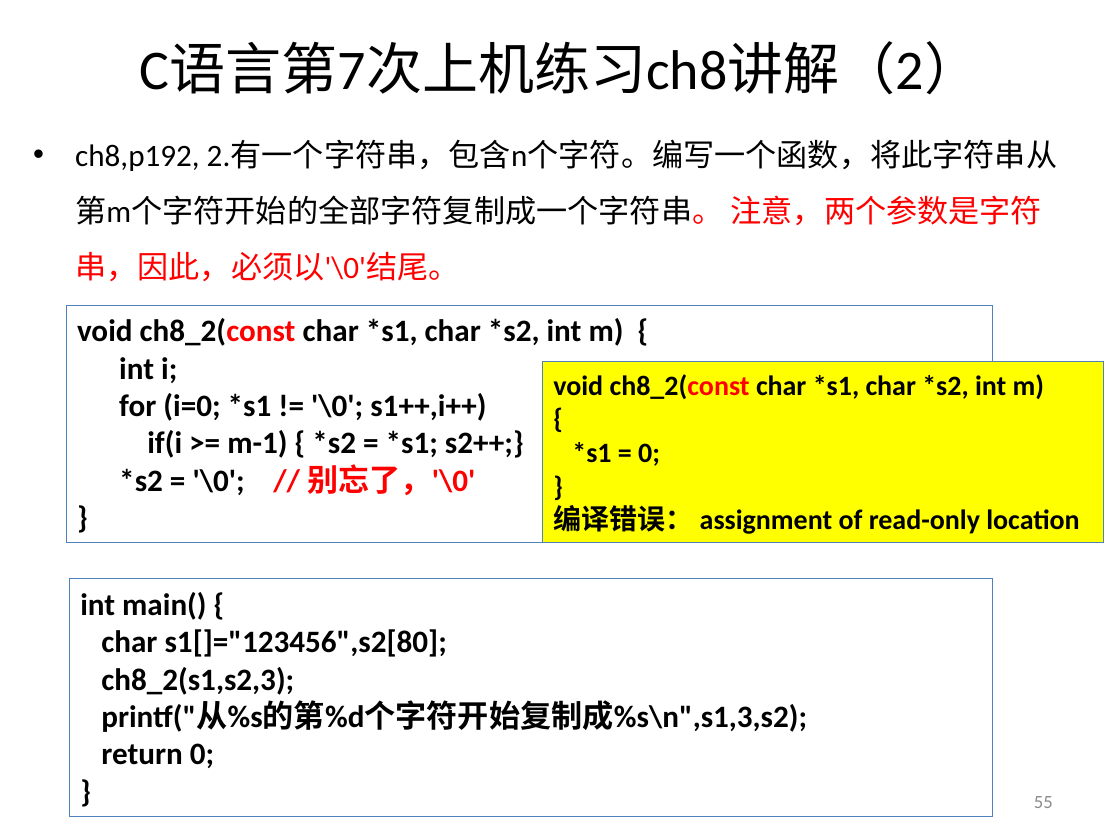
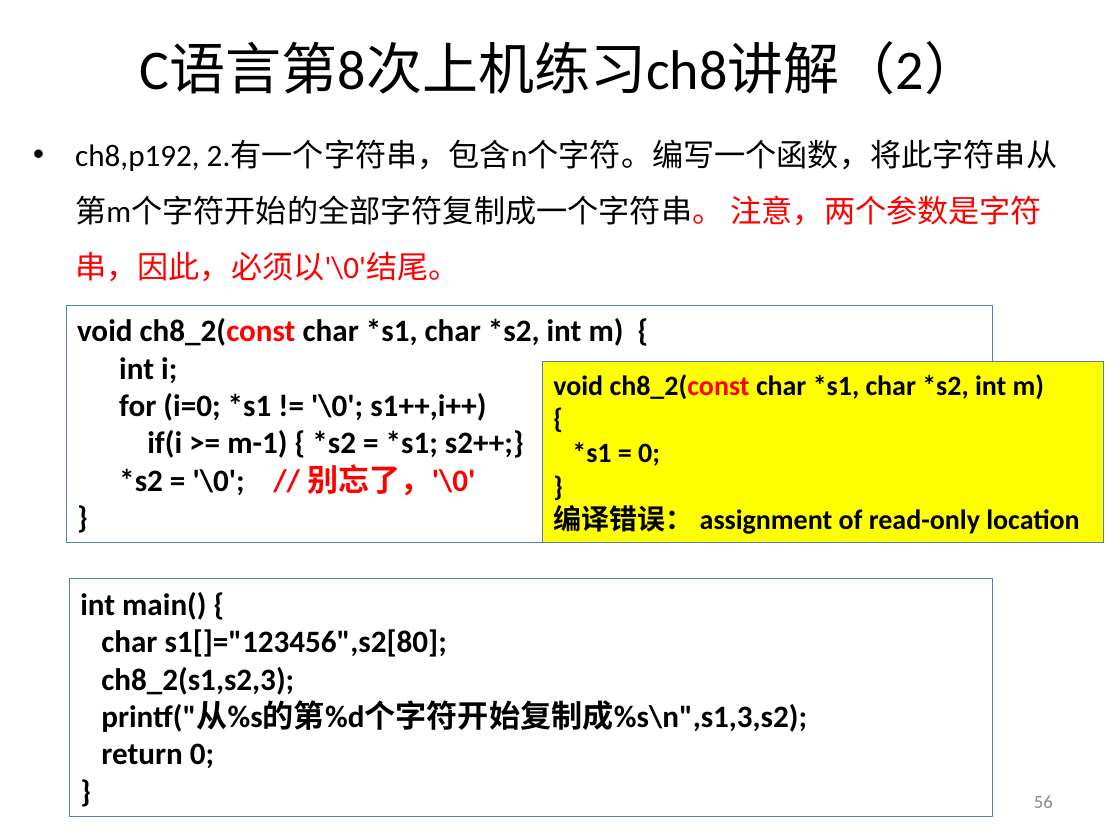
Before and after one commit to jtrfid/C-Repositories, a slide deck: slide 56 of 2016/上机安排.pptx (slide 55 before the commit). Drawn at 1120x840 pixels with LibreOffice and Linux fonts; fonts in the diff are those of the drawing. Boxes give left, top, right and bottom in pixels: in the first picture for what was removed or moved away, otherwise in the second. Text is boxed around its words. In the diff, an @@ line names an element or a change of style, - is before the commit and + after.

```diff
--- a/2016/上机安排.pptx
+++ b/2016/上机安排.pptx
@@ title at [140, 42, 980, 94]: text changed @@
-C语言第7次上机练习ch8讲解（2）
+C语言第8次上机练习ch8讲解（2）
@@ page number at [1034, 795, 1053, 808]: text changed @@
-55
+56
```
Also in this commit, not shown: 5 other slides changed, 1 slide added, 2 other files.
